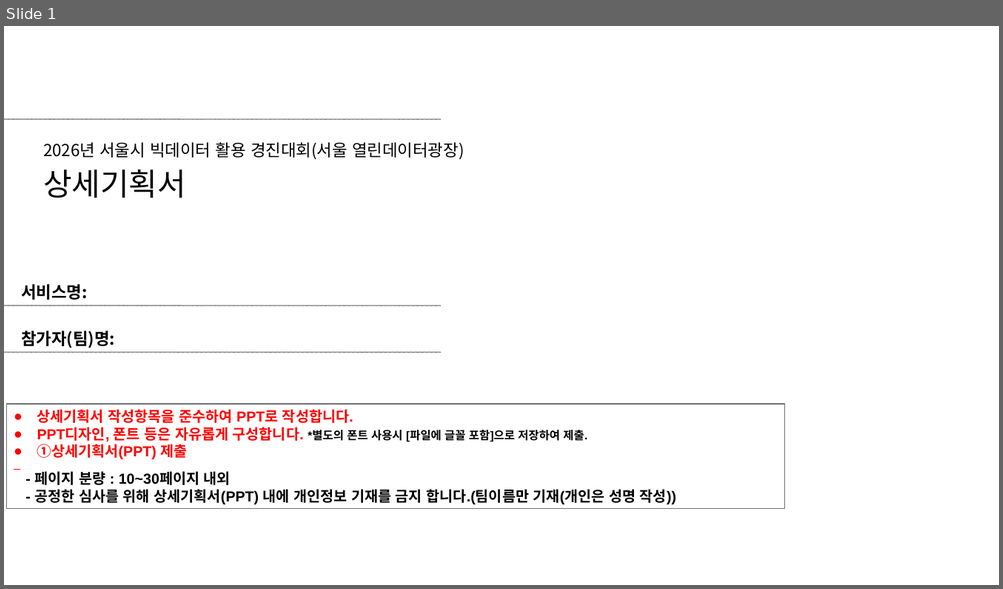
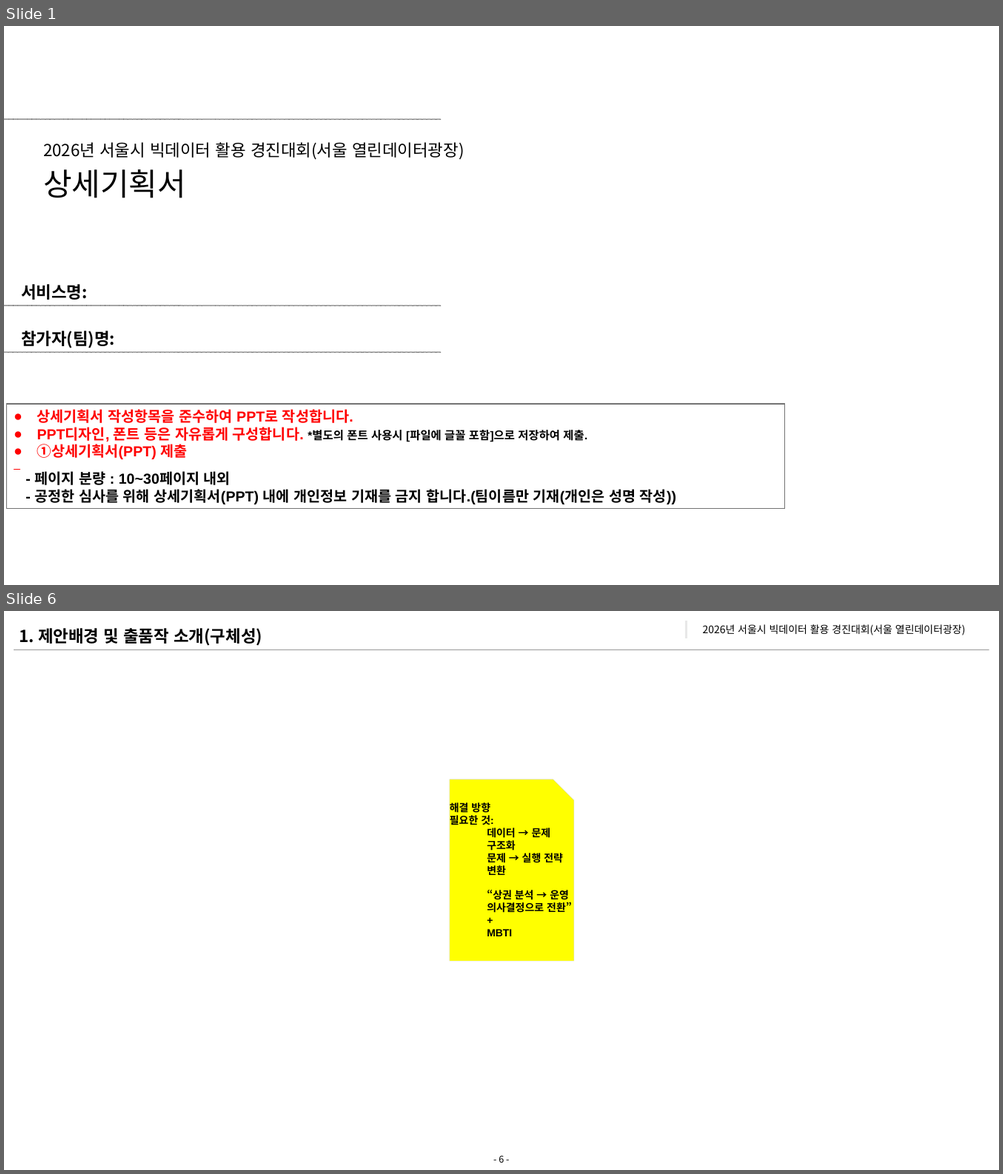
Before and after one commit to 2026-DSLab/2026-Seoul-Bigdata-Contest, a slide deck: 제출서류/[2026 서울시 빅데이터 활용 경진대회_창업부분]_팀명_서비스명_상세기획서.ppt. Shown one above the other, each under a label of ours: slide 1 before the commit, slides 1 and 6 after it; the slides between them are not shown. The pictures are 1003x589 and 1003x1174 pixels, drawn with LibreOffice and Linux fonts; fonts in the diff are those of the drawing; background and template pictures are left out. Boxes give left, top, right and bottom in pixels: in the first picture for what was removed or moved away, otherwise in the second. Text is boxed around its words. In the diff, an @@ line names an element or a change of style, - is before the commit and + after.

```diff
--- a/제출서류/[2026 서울시 빅데이터 활용 경진대회_창업부분]_팀명_서비스명_상세기획서.ppt
+++ b/제출서류/[2026 서울시 빅데이터 활용 경진대회_창업부분]_팀명_서비스명_상세기획서.ppt
@@ slide 6 added at box(4, 611, 999, 1170), background #FFFFFF @@
@@ text added at box(20, 628, 262, 646), 16 pt, text #000000, bold @@
+1. 제안배경 및 출품작 소개(구체성)
@@ rectangle added at box(684, 620, 688, 640), fill #E8E8E8, outline #FEFFFE 2.01 pt @@
@@ text added at box(703, 624, 965, 635), 10 pt, text #000000 @@
+2026년 서울시 빅데이터 활용 경진대회(서울 열린데이터광장)
@@ line added from (14, 649) to (988, 649), #A6A6A6 0.99 pt @@
@@ freeform shape added at box(449, 780, 574, 962), fill #FFFF00, outline #D9D9D9 0.26 pt, 10 pt, text #000000, bold @@
+해결 방향
+필요한 것:
+  데이터 → 문제 구조화
+  문제 → 실행 전략 변환
+“상권 분석 → 운영 의사결정으로 전환”
++
+MBTI
@@ page number added at box(498, 1156, 504, 1163), 9 pt, text #000000 @@
+- 6 -
```
Also in this commit, not shown: 18 other slides added, 7 slides removed.
